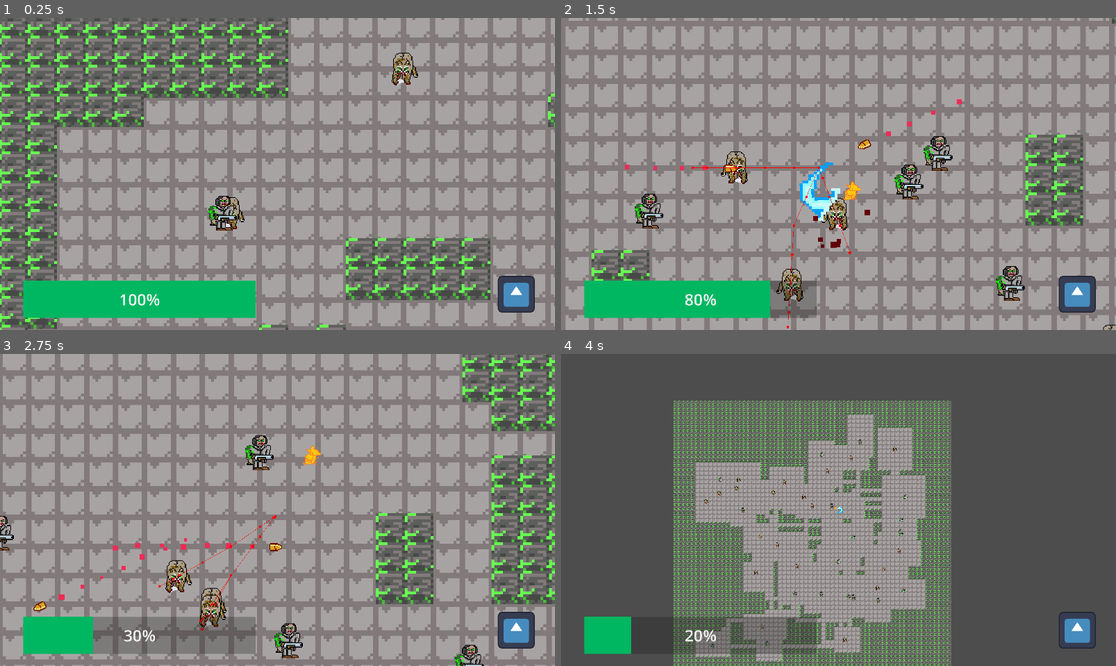
Above: before the commit, frames 1-4 (two rows, left to right).
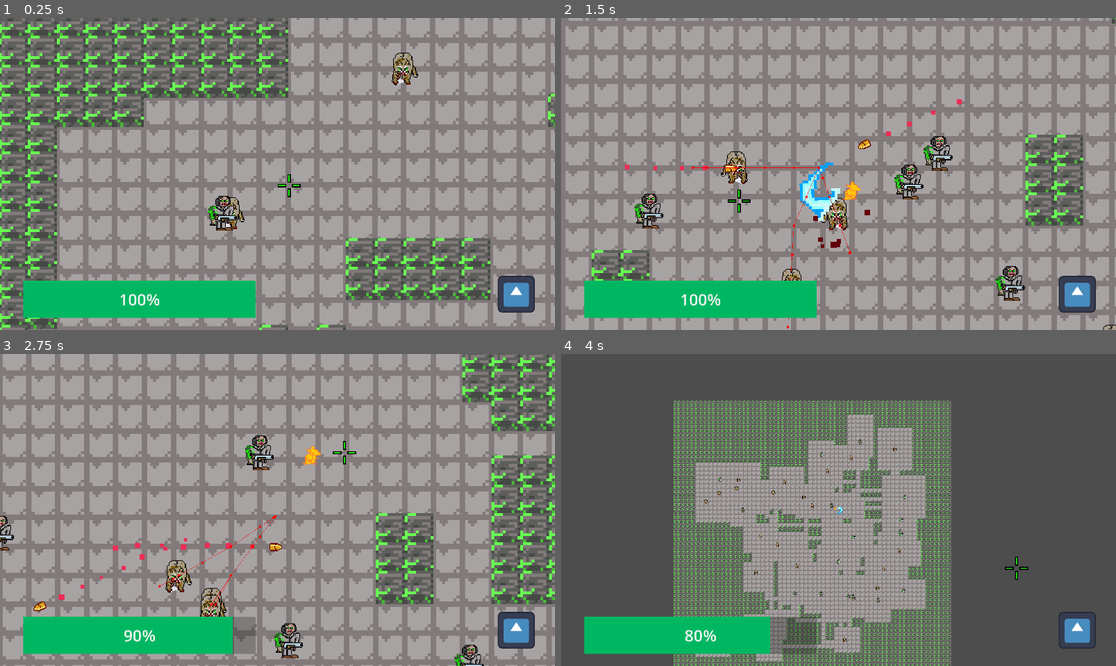
Above: after the commit, the same moments.

Repository: ColRyanYT/gaMMA_repo
Game: Godot game, scene res://Environment/test_level_proc_gen.tscn
The game is run twice, just before and just after one commit, with the same random seed, the same clock (stepped at 60 frames per second) and the same inputs. The project has no main scene, so this scene is started directly. The engine's default icon, where the game draws it, is replaced by a stand-in: a white triangle on a blue panel in a dark square.
Inputs (mouse positions are in pixels of both pictures, inside the frame that each line leads up to):
- Up to frame 1 (0.25 s): no input
- Up to frame 2 (1.5 s): move the mouse to (960, 158) at 0.52 s; hold Right (ui_right) 0.53-1.28 s; click (960, 158) at 0.6 s; move the mouse to (727, 189) at 1.27 s; hold Down (ui_down) from 1.28 s (still down); click (727, 189) at 1.35 s
- Up to frame 3 (2.75 s): move the mouse to (333, 441) at 2.02 s; release Down (ui_down) at 2.03 s; hold Right (ui_right) from 2.03 s (still down); tap Space (space) at 2.1 s; click (333, 441) at 2.3 s
- Up to frame 4 (4 s): move the mouse to (810, 572) at 2.77 s; release Right (ui_right) at 2.78 s; hold Up (ui_up) 2.78-3.53 s; tap F (zoom) at 2.85 s; click (810, 572) at 3.05 s; move the mouse to (1005, 556) at 3.52 s; hold Left (ui_left) from 3.53 s (still down); hold Ctrl from 3.53 s (still down); click (1005, 556) at 3.8 s

The runs differ from the first frame. In frame 1, less than 0.1% of the frame differs, in the area x 50-55%, y 50-58%; in frame 2, 1.3%; in frame 3, 3.0%, in the area x 16-65%, y 27-97%; in frame 4, 3.0%.

Commit message:
added a crosshair to assist the player in aiming, and set up some of the base class functionaality for player weapons

Diff:
--- a/Environment/proc_gen_new.gd
+++ b/Environment/proc_gen_new.gd
@@ -227,6 +227,8 @@
 	player.position.x = 50 * int(grid_size/2.0)
 	player.position.y = 50 * int(grid_size/2.0)
 
+	Input.mouse_mode = Input.MOUSE_MODE_CONFINED_HIDDEN
+
 func _input(_event):
 	if Input.is_key_pressed(KEY_CTRL):
 		clear_enemies()
@@ -240,6 +242,9 @@
 		else:
 			camera.zoom = Vector2(2.0, 2.0)
 
+	if Input.is_action_just_pressed("ui_cancel"):
+		Input.mouse_mode = Input.MOUSE_MODE_VISIBLE
+
 # Called every frame. 'delta' is the elapsed time since the previous frame.
 func _process(delta: float) -> void:
 	if camera.position != player.position:
--- a/GUI/hud.gd
+++ b/GUI/hud.gd
@@ -2,6 +2,8 @@
 
 @onready var player = get_parent().get_node("Player")
 @onready var health = $HealthBar
+@onready var crosshair = $Crosshair
 
 func _process(_delta: float) -> void:
 	health.value = player.get_current_health()
+	crosshair.global_position = get_viewport().get_mouse_position()
--- a/GUI/hud.tscn
+++ b/GUI/hud.tscn
@@ -1,7 +1,8 @@
-[gd_scene load_steps=5 format=3 uid="uid://cd206p4tf2gbl"]
+[gd_scene load_steps=6 format=3 uid="uid://cd206p4tf2gbl"]
 
 [ext_resource type="Script" uid="uid://bg4s8x7a7rq5o" path="res://GUI/hud.gd" id="1_15n47"]
 [ext_resource type="Texture2D" uid="uid://ca0aatyt58s43" path="res://icon.svg" id="2_36ch1"]
+[ext_resource type="Texture2D" uid="uid://0dqk50fhtlbo" path="res://Actors/crosshair.png" id="3_niwoe"]
 
 [sub_resource type="Theme" id="Theme_15n47"]
 
@@ -37,3 +38,14 @@
 grow_horizontal = 0
 grow_vertical = 0
 texture = ExtResource("2_36ch1")
+
+[node name="Crosshair" type="TextureRect" parent="."]
+offset_left = -23.0
+offset_top = -22.0
+offset_right = 17.0
+offset_bottom = 18.0
+scale = Vector2(2, 2)
+pivot_offset = Vector2(19.96875, 20.25)
+size_flags_horizontal = 4
+size_flags_vertical = 4
+texture = ExtResource("3_niwoe")
--- a/Weapons/bullet.gd
+++ b/Weapons/bullet.gd
@@ -1,28 +1,15 @@
-extends RigidBody2D
+class_name Bullet extends RigidBody2D
 
 var speed = 300
-var player: Node2D
-var level
 var move_direction := Vector2.ZERO
-var _damage = 20
 
 @onready var lifetime = $Lifetime
 
-func shoot(player_pos):
-	look_at(player_pos)
+func shoot(target_pos):
+	look_at(target_pos)
 
-	move_direction = (player_pos - global_position).normalized()
+	move_direction = (target_pos - global_position).normalized()
 	linear_velocity = move_direction * speed
-
-func _physics_process(_delta: float) -> void:
-	var contacts = get_colliding_bodies()
-	if contacts and not (contacts[0] is Enemy):
-		queue_free()
-
-func _on_damage_area_body_entered(body: Node2D) -> void:
-	if body.is_in_group("Player"):
-		body.take_damage(_damage)
-
 
 func _on_lifetime_timeout() -> void:
 	queue_free()
--- a/Weapons/bullet.tscn
+++ b/Weapons/bullet.tscn
@@ -1,19 +1,19 @@
 [gd_scene load_steps=5 format=3 uid="uid://ski4liphcq8x"]
 
 [ext_resource type="Texture2D" uid="uid://bngw3ec2g3530" path="res://Weapons/bullet.png" id="1_cv5v3"]
-[ext_resource type="Script" uid="uid://ojeut27nrwb7" path="res://Weapons/bullet.gd" id="1_nx4t3"]
+[ext_resource type="Script" uid="uid://buh818kra17no" path="res://Weapons/enemy_bullet.gd" id="1_jxno6"]
 [ext_resource type="PackedScene" uid="uid://b00pmxoktnwd5" path="res://Actors/damage_area.tscn" id="3_jxno6"]
 
 [sub_resource type="CircleShape2D" id="CircleShape2D_ss85g"]
 radius = 11.156055
 
-[node name="Bullet" type="RigidBody2D"]
+[node name="enemy_bullet" type="RigidBody2D"]
 collision_layer = 0
 collision_mask = 3
 gravity_scale = 0.0
 contact_monitor = true
 max_contacts_reported = 1
-script = ExtResource("1_nx4t3")
+script = ExtResource("1_jxno6")
 
 [node name="CollisionShape2D" type="CollisionShape2D" parent="."]
 position = Vector2(0.029167175, -0.058336258)
--- /dev/null
+++ b/Weapons/enemy_bullet.gd
@@ -0,0 +1,8 @@
+class_name EnemyBullet extends Bullet
+
+var _damage = 20
+
+func _physics_process(_delta: float) -> void:
+	var contacts = get_colliding_bodies()
+	if contacts and not (contacts[0] is Enemy):
+		queue_free()
--- /dev/null
+++ b/Weapons/pistol.gd
@@ -0,0 +1,3 @@
+class_name Pistol extends RifleBase
+
+@onready var bullet = preload("res://Weapons/player_bullet.tscn")
--- /dev/null
+++ b/Weapons/pistol.tscn
@@ -0,0 +1,10 @@
+[gd_scene load_steps=2 format=3 uid="uid://dorobjkj0sh0u"]
+
+[ext_resource type="Script" uid="uid://7x87ab5g2wt0" path="res://Weapons/pistol.gd" id="1_ybbri"]
+
+[node name="Pistol" type="Node2D"]
+script = ExtResource("1_ybbri")
+
+[node name="Sprite2D" type="Sprite2D" parent="."]
+
+[node name="shot_timer" type="Timer" parent="."]
--- /dev/null
+++ b/Weapons/player_bullet.tscn
@@ -0,0 +1,7 @@
+[gd_scene format=3 uid="uid://bx6hjurt1hjw7"]
+
+[node name="player_bullet" type="RigidBody2D"]
+
+[node name="CollisionShape2D" type="CollisionShape2D" parent="."]
+
+[node name="Sprite2D" type="Sprite2D" parent="."]
--- /dev/null
+++ b/Weapons/rifle_base.gd
@@ -0,0 +1,10 @@
+class_name RifleBase extends Weapon
+
+@onready var shot_timer = $shot_timer
+var can_shoot = false
+
+func fire():
+	can_shoot = false
+
+func _on_shot_timer_timeout():
+	can_shoot = true
Binary file added: Actors/crosshair.png
Not shown, added: Actors/crosshair.png.import
Renamed: Actors/Weapon.gd -> Weapons/Weapon.gd
Renamed: Actors/Weapon.gd.uid -> Weapons/Weapon.gd.uid
Not shown, added: Weapons/enemy_bullet.gd.uid
Not shown, added: Weapons/pistol.gd.uid
Not shown, added: Weapons/rifle_base.gd.uid
